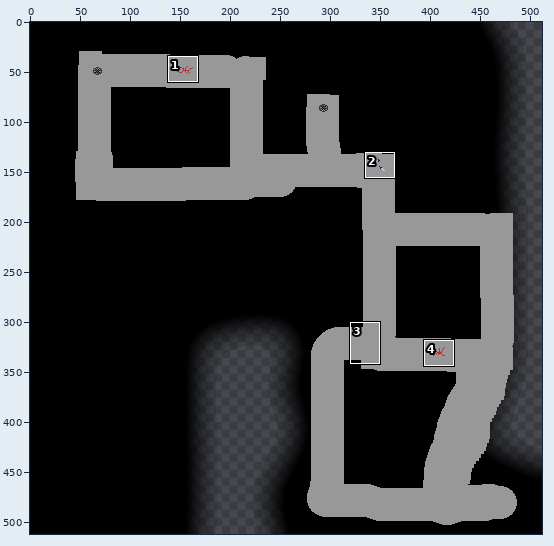
Two states of a sprite sheet, www/bg.png. Above: a wide view before the commit, with the close-up outlined.
Close-up. Before the edit:
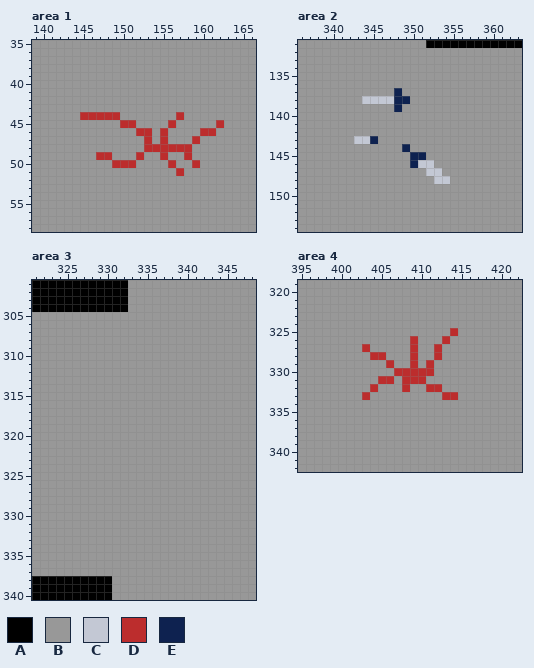
The file is 512x512 pixels. Pixels under 10% opacity are left out. Colours within 5 levels of each other are drawn and written as one. Shown: area 1: x 139..166, y 35..58; area 2: x 336..363, y 131..154; area 3: x 321..348, y 301..340; area 4: x 395..422, y 319..342. The commit also changed other parts of the picture, which this record leaves out.
Palette (. is transparent): A #000000  B #989898  C #c3c8d4  D #bc2d2d  E #0e2250
New version:
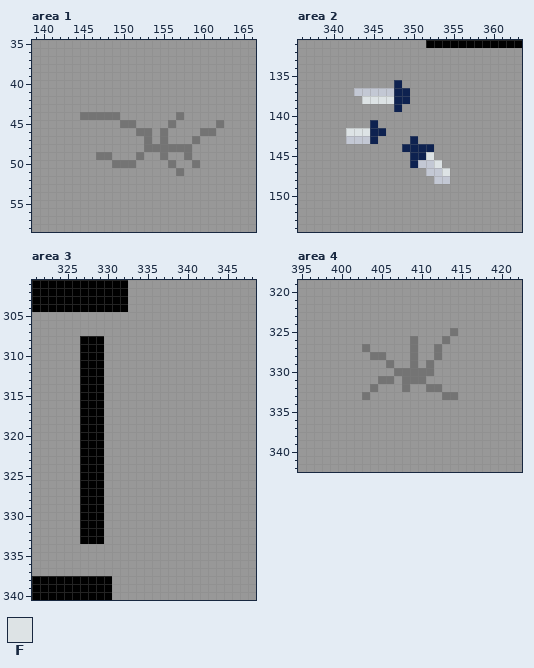
Colours new in this view: F #dde3e5
From old to new:
colour D: #bc2d2d -> #747474
Changed rows in their new state; - is a pixel that keeps its letter.
Area 2:
first column x 342:
136 ------E------
137 -CCCCC-E-----
138 --FFFF-------
141 ---E---------
142 FFFEE--------
143 C-------E----
144 --------EEE--
145 ----------F--
146 -----------F-
147 ------------F
Area 3:
first column x 327:
308 AAA
309 AAA
310 AAA
311 AAA
312 AAA
313 AAA
314 AAA
315 AAA
316 AAA
317 AAA
318 AAA
319 AAA
320 AAA
321 AAA
322 AAA
323 AAA
324 AAA
325 AAA
326 AAA
327 AAA
328 AAA
329 AAA
330 AAA
331 AAA
332 AAA
333 AAA
Boxes around the changes in both close-ups, in picture pixels (x1, y1, x2, y2):
changed: (80, 112, 224, 176)
changed: (346, 80, 450, 176)
changed: (80, 336, 104, 544)
changed: (362, 328, 458, 400)
